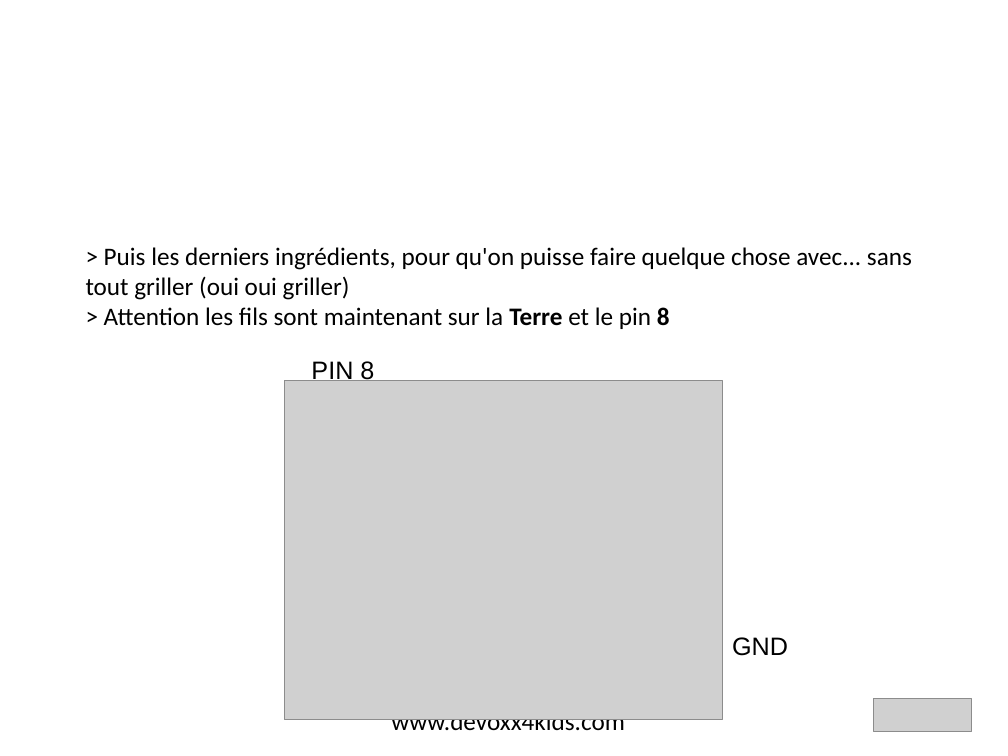
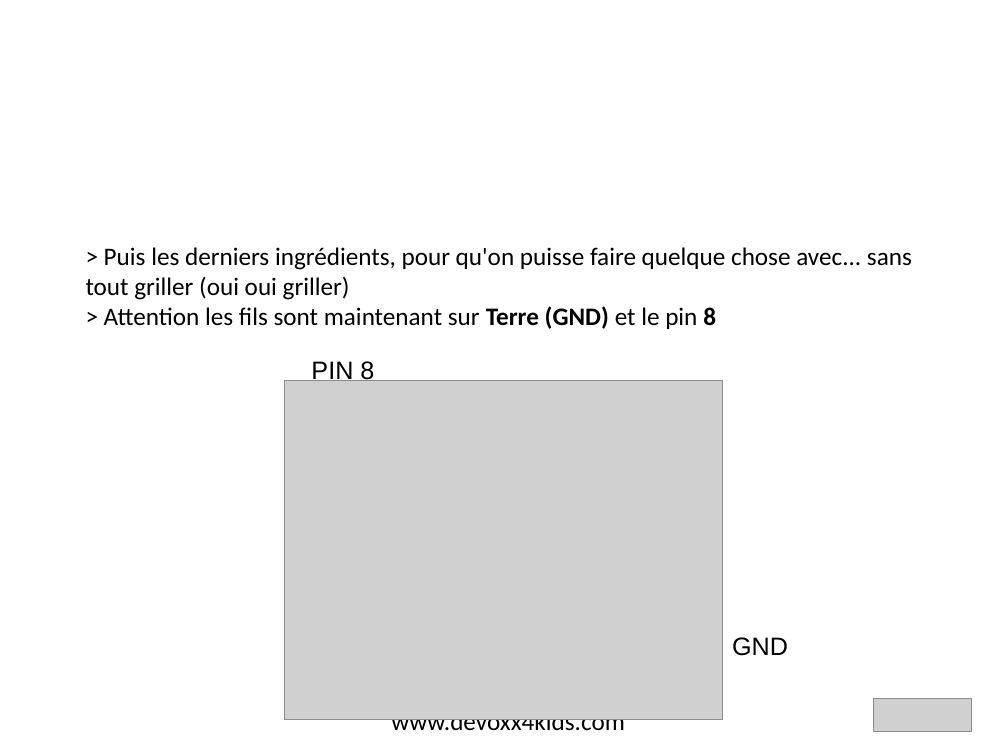
Before and after one commit to jblievremont/ArduinoDevoxx4KidsCH, a slide deck: slide 18 of Presentation/D4K-Arduino-2013-FR.odp. Drawn at 1008x756 pixels with LibreOffice and Linux fonts; fonts in the diff are those of the drawing; grey boxes stand for pictures; background and template pictures are left out. Boxes give left, top, right and bottom in pixels: in the first picture for what was removed or moved away, otherwise in the second. Text is boxed around its words. In the diff, an @@ line names an element or a change of style, - is before the commit and + after.

```diff
--- a/Presentation/D4K-Arduino-2013-FR.odp
+++ b/Presentation/D4K-Arduino-2013-FR.odp
@@ title at <box>86,247,912,329</box>: text changed @@
-> Puis les derniers ingrédients, pour qu'on puisse faire quelque chose avec... sans tout griller (oui oui griller)
-> Attention les fils sont maintenant sur la Terre et le pin 8
+> Puis les derniers ingrédients, pour qu'on puisse faire quelque chose avec... sans tout griller (oui oui griller)
+> Attention les fils sont maintenant sur Terre (GND) et le pin 8
```
Also in this commit, not shown: 3 other slides changed, 1 slide added, 1 slide removed, 7 other files.
